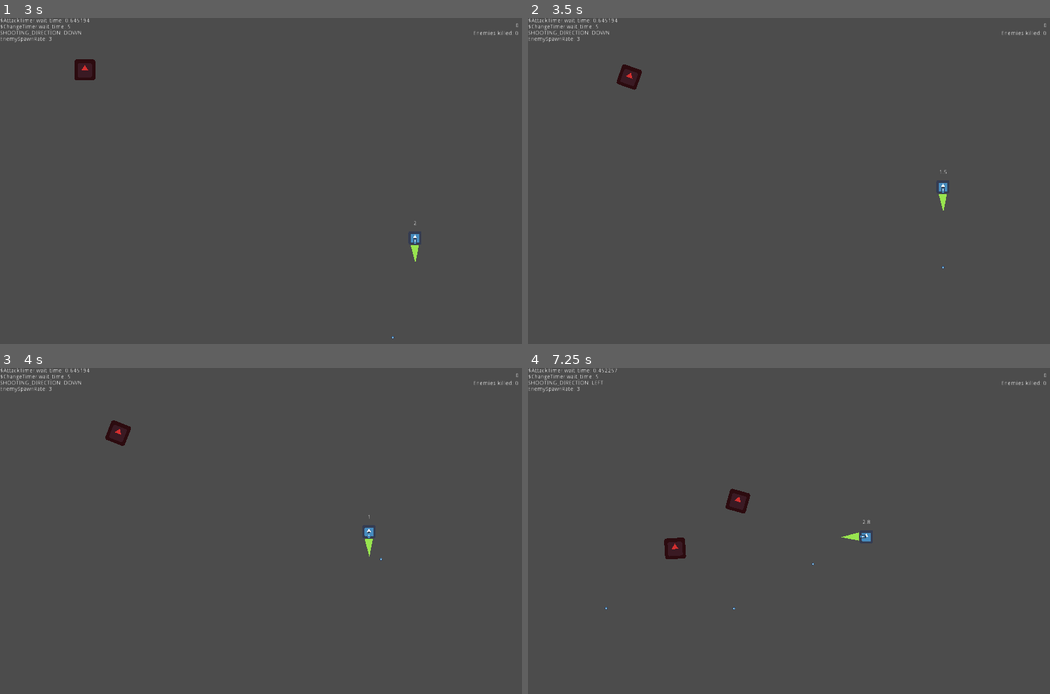
Above: before the commit, frames 1-4 (two rows, left to right).
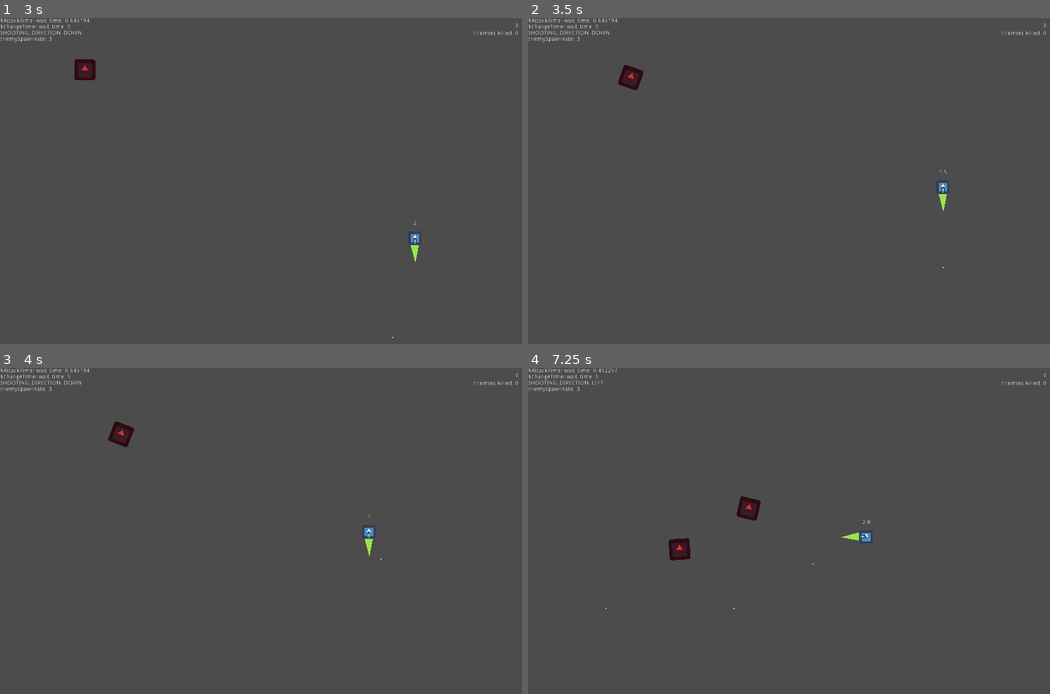
Above: after the commit, the same moments.

Repository: skarnl/gmtk-game-jam
Game: Godot game, scene res://screens/splash.tscn
Same seed, same stepped clock (60 frames per second), same inputs: the game is played once before the commit and once after it. The engine's default icon, where the game draws it, is replaced by a stand-in: a white triangle on a blue panel in a dark square.
Inputs:
- Up to frame 1 (3 s): tap Enter at 0.5 s; hold Right (ui_right) 0.53-1.28 s; hold Down (ui_down) 1.28-2.03 s; hold Right (ui_right) 2.03-2.78 s; hold Up (ui_up) from 2.78 s (still down)
- Up to frame 2 (3.5 s): keep holding Up (ui_up)
- Up to frame 3 (4 s): release Up (ui_up) at 3.53 s; hold Left (ui_left) from 3.53 s (still down)
- Up to frame 4 (7.25 s): release Left (ui_left) at 5.03 s; hold Down (ui_down) 5.03-5.78 s; hold Right (ui_right) 5.78-6.53 s; hold Up (ui_up) from 6.53 s (still down)

Frame 1 is identical in both runs. In frame 2, less than 0.1% of the frame differs, in the area x 16-23%, y 14-23%; in frame 3, less than 0.1%; in frame 4, 0.5%, in the area x 26-45%, y 36-60%.

Commit message:
Base points for enemy on movement speed

Diff:
--- a/entities/enemy.gd
+++ b/entities/enemy.gd
@@ -4,8 +4,10 @@
 signal enemy_killed
 
 const BASE_WALKING_SPEED = 100 #RANDOMIZE
+const BASE_POINTS_WHEN_KILLED = 1
+const MOVEMENT_SPEED_POINTS_RATIO = 0.1
 
-var points_when_killed = 1
+var points_when_killed
 var player_reference
 
 var movement_speed
@@ -19,7 +21,11 @@
 	var nodes = get_tree().get_nodes_in_group('player')
 	player_reference = nodes.front()
 
-	movement_speed = BASE_WALKING_SPEED + rnd.randf_range(-30, 60)
+	movement_speed = BASE_WALKING_SPEED + rnd.randf_range(-30, 100)
+	points_when_killed = max(1, BASE_POINTS_WHEN_KILLED + (movement_speed - 100) * MOVEMENT_SPEED_POINTS_RATIO)
+
+	print("movement_speed = ", movement_speed)
+	print("points_when_killed = ", points_when_killed)
 
 func _physics_process(delta):
 	if not player_reference:
